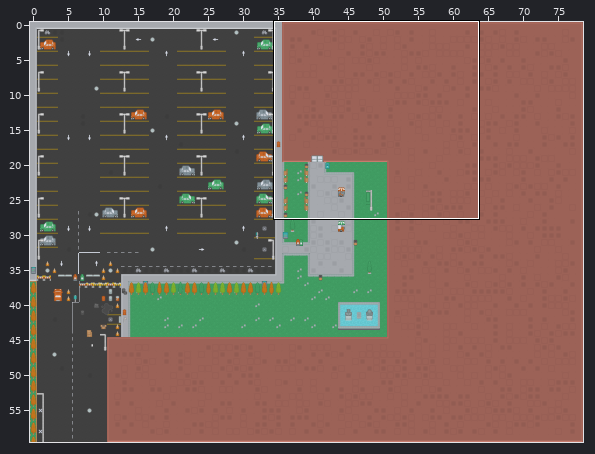
A Tiled map gets an edit: app/assets/MapLib.tmx. Above: a wide view before the commit, with the close-up outlined.
Close-up. As it was:
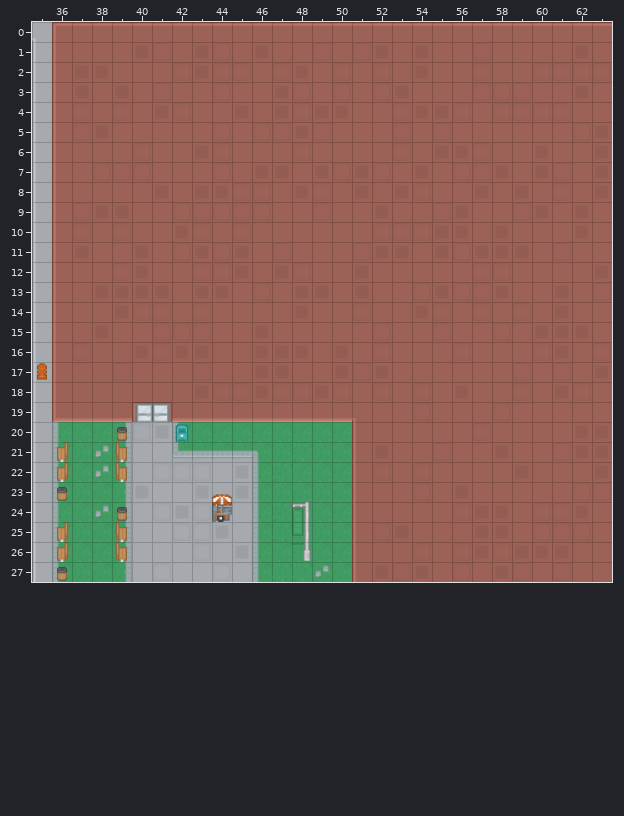
Cells are 64x64 px. Shown: x 35..63, y 0..27. The commit also changed other parts of the map, which this record leaves out.
After:
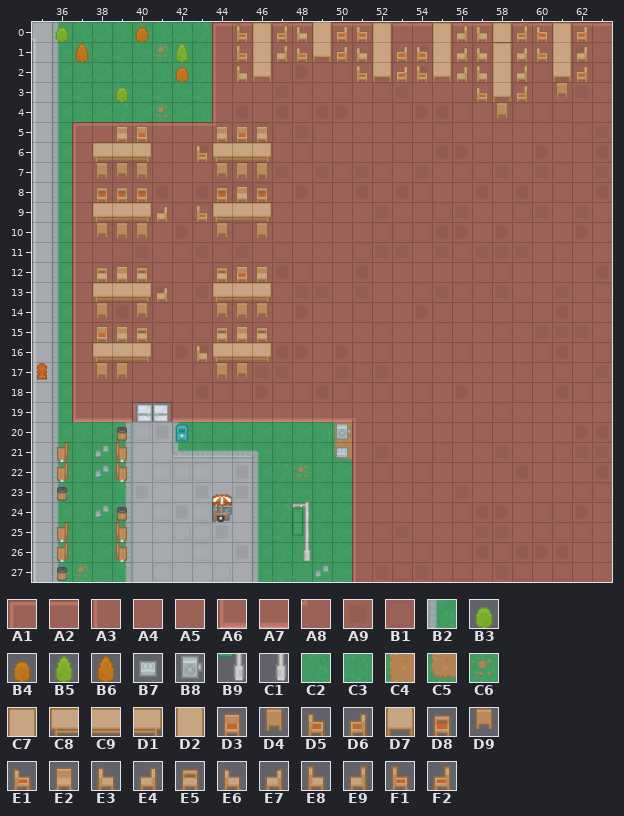
Key: from "City": A1 0, A2 2, A3 3, A4 6, A5 7, A6 37, A7 39, A8 42, A9 43, B1 44, B2 69, B3 512, B4 513, B5 515, B6 516, B7 543, B8 548, B9 666, C1 667, C2 888, C3 889, C4 972, C5 1009, C6 1018; from "Indoor": C7 5, C8 26, C9 27, D1 28, D2 31, D3 52, D4 53, D5 54, D6 55, D7 57, D8 78, D9 79, E1 80, E2 104, E3 106, E4 107, E5 130, E6 132, E7 133, E8 158, E9 159, F1 184, F2 185.
__ is an empty cell, .. an unchanged one.
Tiles of an added or newly shown layer are drawn over the layers below it.
What changed:
--- layer "Ground"
@@ x 36..50 @@
- 0 A1 A2 A2 A2 A2 A2 A2 A2 A2 .. .. .. .. .. ..
- 1 A3 A5 A4 A5 A9 B1 A4 A9 B1 .. .. .. .. .. ..
- 2 A3 A9 A9 A4 A4 A4 B1 A9 B1 .. .. .. .. .. ..
- 3 A3 A9 A5 A9 A5 B1 A4 A5 B1 .. .. .. .. .. ..
- 4 A3 B1 A5 B1 A5 A9 B1 A4 A4 .. .. .. .. .. ..
- 5 A3 B1 A9 A5 A4 A4 A5 A5 B1 .. .. .. .. .. ..
- 6 A3 A5 .. .. .. .. .. .. .. .. .. .. .. .. ..
- 7 A3 A5 .. .. .. .. .. .. .. .. .. .. .. .. ..
- 8 A3 A5 .. .. .. .. .. .. .. .. .. .. .. .. ..
- 9 A3 B1 .. .. .. .. .. .. .. .. .. .. .. .. ..
-10 A3 B1 .. .. .. .. .. .. .. .. .. .. .. .. ..
-11 A3 A9 .. .. .. .. .. .. .. .. .. .. .. .. ..
-12 A3 A4 .. .. .. .. .. .. .. .. .. .. .. .. ..
-13 A3 A4 .. .. .. .. .. .. .. .. .. .. .. .. ..
-14 A3 A5 .. .. .. .. .. .. .. .. .. .. .. .. ..
-15 A3 A5 .. .. .. .. .. .. .. .. .. .. .. .. ..
-16 A3 B1 .. .. .. .. .. .. .. .. .. .. .. .. ..
-17 A3 A4 .. .. .. .. .. .. .. .. .. .. .. .. ..
-18 A3 A4 .. .. .. .. .. .. .. .. .. .. .. .. ..
-19 A6 A7 .. .. .. .. .. .. .. .. .. .. .. .. ..
-20 .. .. .. .. .. .. .. .. .. .. .. .. .. .. C2
-21 .. .. .. .. .. .. .. .. .. .. .. .. .. .. C2
-22 .. .. .. .. .. .. .. .. .. .. .. .. C2 .. ..
+ 0 B2 C2 C3 C2 C2 C2 C3 C3 A1 .. .. .. .. .. ..
+ 1 B2 C3 C3 C3 C2 C6 C3 C2 A3 .. .. .. .. .. ..
+ 2 B2 C2 C3 C2 C3 C2 C3 C2 A3 .. .. .. .. .. ..
+ 3 B2 C3 C2 C2 C2 C3 C2 C3 A3 .. .. .. .. .. ..
+ 4 B2 C2 C2 C3 C2 C6 C2 C2 A3 .. .. .. .. .. ..
+ 5 B2 A1 A2 A2 A2 A2 A2 A2 A8 .. .. .. .. .. ..
+ 6 B2 A3 .. .. .. .. .. .. .. .. .. .. .. .. ..
+ 7 B2 A3 .. .. .. .. .. .. .. .. .. .. .. .. ..
+ 8 B2 A3 .. .. .. .. .. .. .. .. .. .. .. .. ..
+ 9 B2 A3 .. .. .. .. .. .. .. .. .. .. .. .. ..
+10 B2 A3 .. .. .. .. .. .. .. .. .. .. .. .. ..
+11 B2 A3 .. .. .. .. .. .. .. .. .. .. .. .. ..
+12 B2 A3 .. .. .. .. .. .. .. .. .. .. .. .. ..
+13 B2 A3 .. .. .. .. .. .. .. .. .. .. .. .. ..
+14 B2 A3 .. .. .. .. .. .. .. .. .. .. .. .. ..
+15 B2 A3 .. .. .. .. .. .. .. .. .. .. .. .. ..
+16 B2 A3 .. .. .. .. .. .. .. .. .. .. .. .. ..
+17 B2 A3 .. .. .. .. .. .. .. .. .. .. .. .. ..
+18 B2 A3 .. .. .. .. .. .. .. .. .. .. .. .. ..
+19 B2 A6 .. .. .. .. .. .. .. .. .. .. .. .. ..
+20 .. .. .. .. .. .. .. .. .. .. .. .. .. .. C4
+21 .. .. .. .. .. .. .. .. .. .. .. .. .. .. C5
+22 .. .. .. .. .. .. .. .. .. .. .. .. C6 .. ..
@@ x 37..37 @@
-27 C2
+27 C6
--- layer "Roadmarker2"
@@ x 48..48 @@
-26 B9
+26 C1
--- layer "Environment"
@@ x 36..42 @@
- 0 __ .. .. .. __ .. ..
- 1 .. __ .. .. .. .. __
- 2 .. .. .. .. .. .. __
- 3 .. .. .. __ .. .. ..
+ 0 B3 .. .. .. B4 .. ..
+ 1 .. B6 .. .. .. .. B5
+ 2 .. .. .. .. .. .. B4
+ 3 .. .. .. B3 .. .. ..
@@ x 50..50 @@
-20 __
-21 __
+20 B8
+21 B7
--- layer "Tables" (added)
@@ x 38..62 @@
- 0 .. .. .. .. .. .. .. __ __ __ __ __ __ __ __ .. .. __ __ __ __ __ __ __ __
- 1 .. .. .. .. .. .. .. __ __ __ __ __ __ __ __ __ __ __ __ __ __ __ __ __ __
- 2 .. .. .. .. .. .. .. __ __ .. .. .. .. __ __ __ __ __ __ __ __ __ .. __ __
- 3 .. .. .. .. .. .. .. .. .. .. .. .. .. .. .. .. .. .. .. __ __ __ .. __ ..
- 4 .. .. .. .. .. .. .. .. .. .. .. .. .. .. .. .. .. .. .. .. __ .. .. .. ..
- 5 .. __ __ .. .. .. __ __ __ .. .. .. .. .. .. .. .. .. .. .. .. .. .. .. ..
- 6 __ __ __ .. .. __ __ __ __ .. .. .. .. .. .. .. .. .. .. .. .. .. .. .. ..
- 7 __ __ __ .. .. .. __ __ __ .. .. .. .. .. .. .. .. .. .. .. .. .. .. .. ..
- 8 __ __ __ .. .. .. __ __ __ .. .. .. .. .. .. .. .. .. .. .. .. .. .. .. ..
- 9 __ __ __ __ .. __ __ __ __ .. .. .. .. .. .. .. .. .. .. .. .. .. .. .. ..
-10 __ __ __ .. .. .. __ .. __ .. .. .. .. .. .. .. .. .. .. .. .. .. .. .. ..
+ 0 .. .. .. .. .. .. .. F1 C7 F2 E3 D2 D6 D5 C7 .. .. C7 E9 E3 C7 F2 D5 C7 D6
+ 1 .. .. .. .. .. .. .. F1 D2 E9 E1 D7 D6 E6 D2 D6 D5 D2 E7 E6 C7 E7 E1 D2 E4
+ 2 .. .. .. .. .. .. .. E8 D7 .. .. .. .. F1 D7 D6 F1 D7 E4 E8 D2 E9 .. D7 D6
+ 3 .. .. .. .. .. .. .. .. .. .. .. .. .. .. .. .. .. .. .. E1 D7 F2 .. D9 ..
+ 4 .. .. .. .. .. .. .. .. .. .. .. .. .. .. .. .. .. .. .. .. D4 .. .. .. ..
+ 5 .. E2 D3 .. .. .. E2 D3 E2 .. .. .. .. .. .. .. .. .. .. .. .. .. .. .. ..
+ 6 C8 C9 D1 .. .. F1 C8 C9 D1 .. .. .. .. .. .. .. .. .. .. .. .. .. .. .. ..
+ 7 D4 D9 D4 .. .. .. D9 D4 D4 .. .. .. .. .. .. .. .. .. .. .. .. .. .. .. ..
+ 8 D8 D8 D8 .. .. .. D8 E2 D8 .. .. .. .. .. .. .. .. .. .. .. .. .. .. .. ..
+ 9 C8 C9 D1 E4 .. F1 C8 C9 D1 .. .. .. .. .. .. .. .. .. .. .. .. .. .. .. ..
+10 D9 D4 D4 .. .. .. D9 .. D4 .. .. .. .. .. .. .. .. .. .. .. .. .. .. .. ..
@@ x 38..46 @@
-12 __ __ __ .. .. .. __ __ __
-13 __ __ __ __ .. .. __ __ __
-14 __ .. __ .. .. .. __ __ __
-15 __ __ __ .. .. .. __ __ __
-16 __ __ __ .. .. __ __ __ __
-17 __ __ .. .. .. .. __ __ ..
+12 E5 E2 E5 .. .. .. E5 D3 E2
+13 C8 C9 D1 E7 .. .. C8 C9 D1
+14 D4 .. D9 .. .. .. D9 D4 D9
+15 D3 E2 E5 .. .. .. E5 E2 E5
+16 C8 C9 D1 .. .. E8 C8 C9 D1
+17 D4 D4 .. .. .. .. D4 D9 ..
Changed places in both close-ups, as pixel boxes (x1, y1, x2, y2):
changed: (52, 22, 589, 422)
changed: (334, 422, 352, 460)
changed: (293, 464, 309, 480)
changed: (292, 542, 310, 558)
changed: (73, 564, 89, 580)
